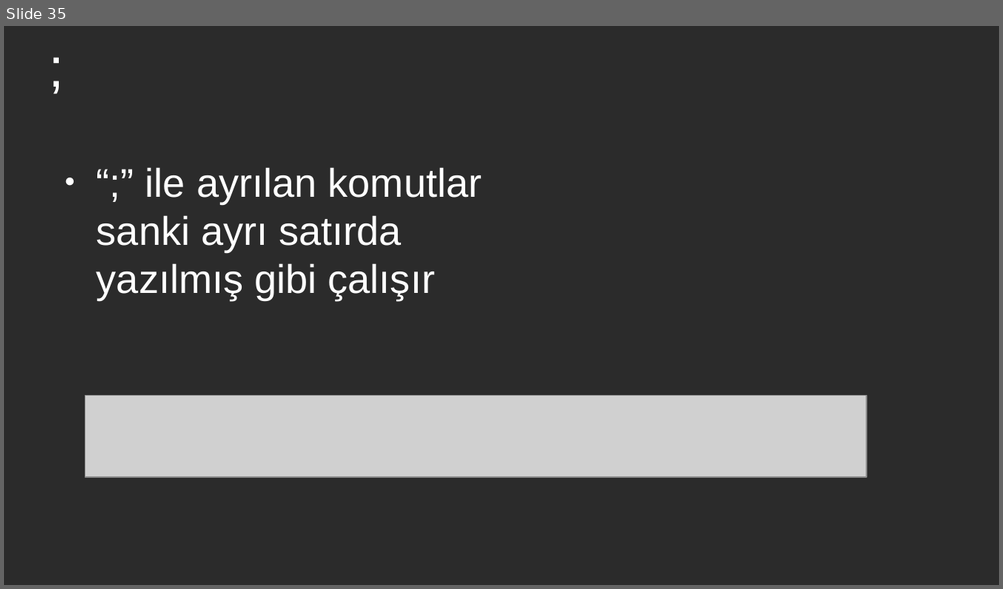
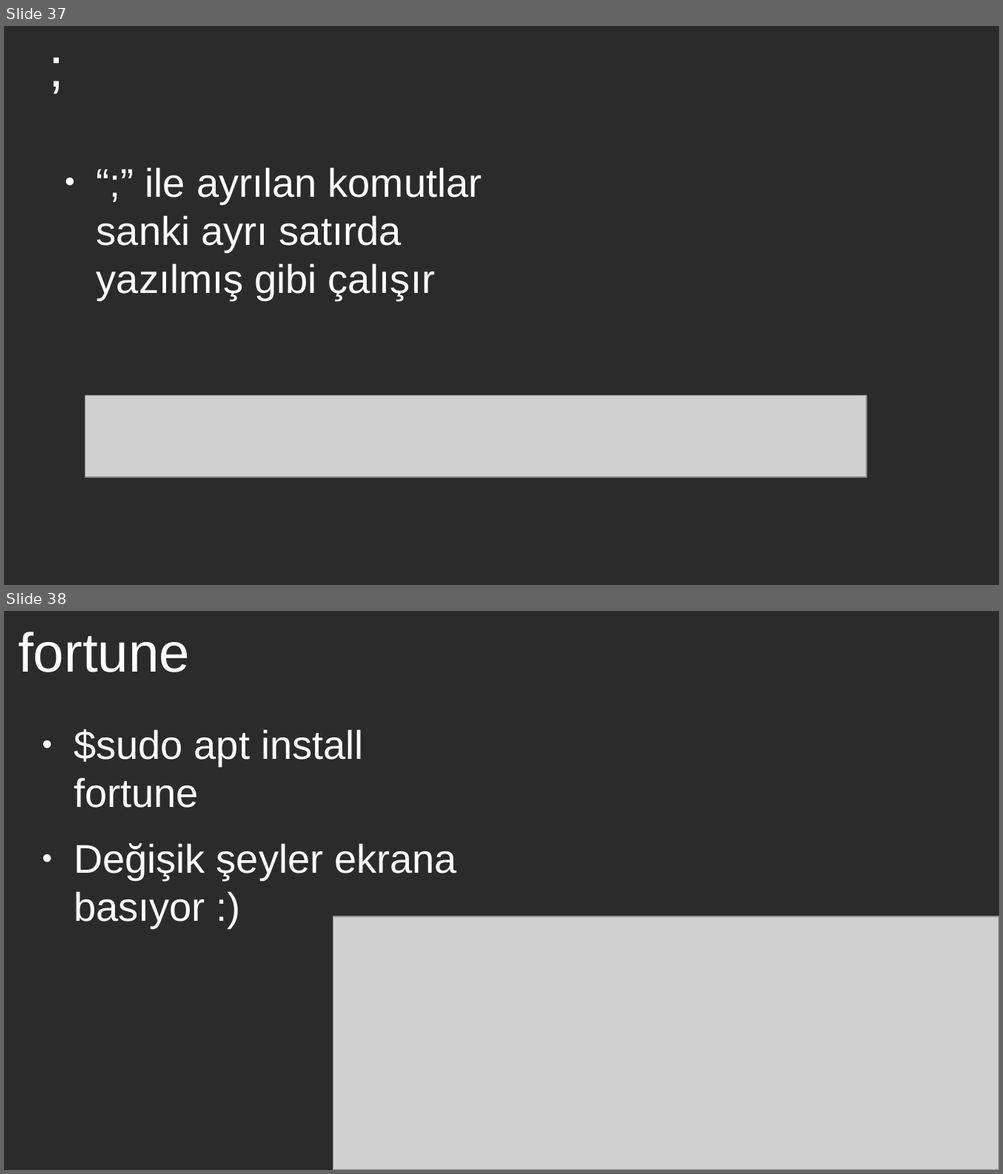
Before and after one commit to bengunur06/GNU-Linux-IEEE-CS, a slide deck: gnu-linux-2.odp. Shown one above the other, each under a label of ours: slide 35 before the commit, slides 37 and 38 after it. The pictures are 1003x589 and 1003x1174 pixels, drawn with LibreOffice and Linux fonts; fonts in the diff are those of the drawing; grey boxes stand for pictures; background and template pictures are left out; a plain dark background stands for a picture behind light text. Boxes give left, top, right and bottom in pixels: in the first picture for what was removed or moved away, otherwise in the second. Text is boxed around its words. In the diff, an @@ line names an element or a change of style, - is before the commit and + after.

```diff
--- a/gnu-linux-2.odp
+++ b/gnu-linux-2.odp
@@ slide 38 added at (4, 611, 999, 1170), background picture (left out) @@
@@ title added at (18, 632, 190, 672), 44 pt, text #FFFFFF @@
+fortune
@@ text added at (74, 729, 457, 928), 32 pt, text #FFFFFF @@
+● $sudo apt install fortune
+● Değişik şeyler ekrana basıyor :)
@@ picture added at (333, 917, 999, 1170) @@
@@ what was slide 35 is now slide 37 @@
```
Also in this commit, not shown: 4 other slides added, 1 slide removed, 1 other file.
